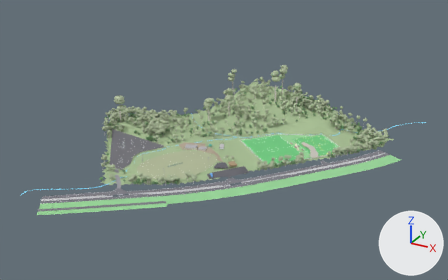
A saved change to the glTF model KHFR_stage2_winter.glb.
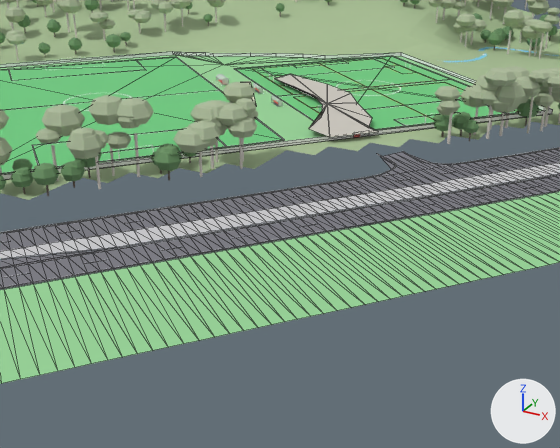
Each version is shown whole from a 50 mm lens placed at (443.0, -891.0, 424.0), pointed at (4.0, -93.0, 26.0), then close up from a 50 mm lens placed at (207.0, -192.0, 54.0), pointed at (118.0, -29.0, -27.0). The lights are fixed; the arrows at lower right show +X, +Y and +Z. The first two pictures are the older version. The close-ups show mesh edges as thin lines.

In view in the first close-up: 'Bush planting zones (euc_can)', 'Bush planting zones (wat_can)', 'Existing E3 parking (gravel)', 'Median (separated)', 'Pitch 3', 'Pitch 4', 'Reserve terrain', 'Road reserve (far verge)', 'Swansea Rd NE-bound (surveyed both edges)', 'Swansea Rd SW-bound (2 lanes, smooth)', 'fence_N_straight wall', 'field N flatgrass' and 25 more.
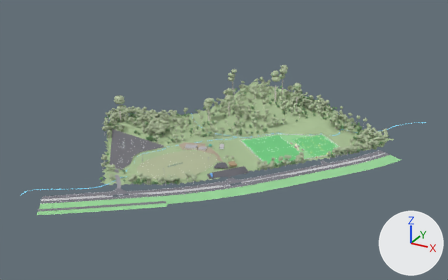
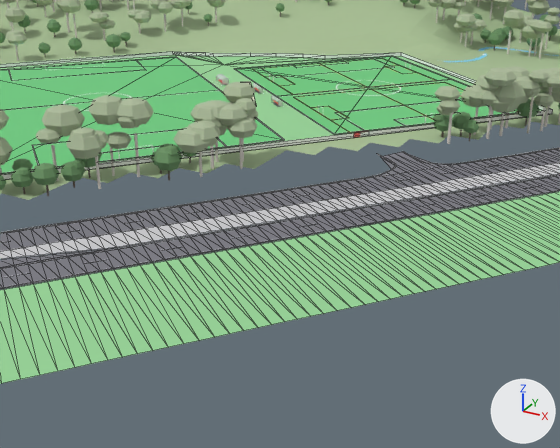
What differs and where, as boxes [x1, y1, x2, y2] in the close-ups (560 x 448 px):
```json
{"object": "Existing E3 parking (gravel)", "change": "deleted", "before": [274, 74, 378, 137]}
```

The change, as JSON lines over the scene's bpy script:
```json
{"op": "remove", "block": "ob_existing_e3_parking__gravel", "code": ["ob_existing_e3_parking__gravel = bpy.data.objects.new('Existing E3 parking (gravel)', me_existing_e3_parking__gravel)", "ob_existing_e3_parking__gravel.location = (0.0, 0.0, 0.0)"]}
```
